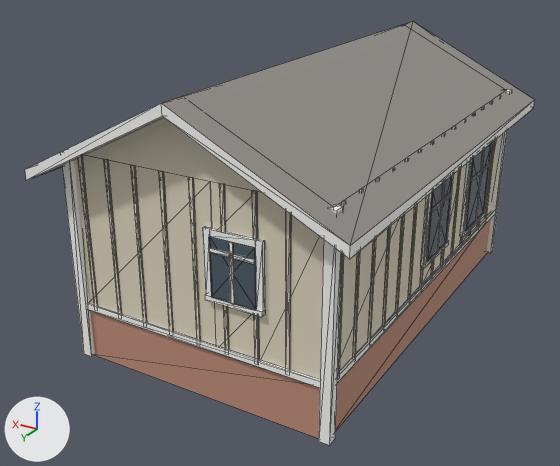
The glTF model public/models/pocket-craftsman.glb as it was, and as the next commit left it.
Camera for both pictures: a 50 mm camera at (-5.12, 10.07, 5.74) aimed at (0.47, 0.75, 1.08). The axes (+X, +Y, +Z) are drawn at lower left. The lights are the same throughout. The first picture is the older version. Mesh edges are drawn as thin lines. Vertices at exactly the same position are counted once.

Names of what the first picture shows: 'The Pocket (craftsman)'.
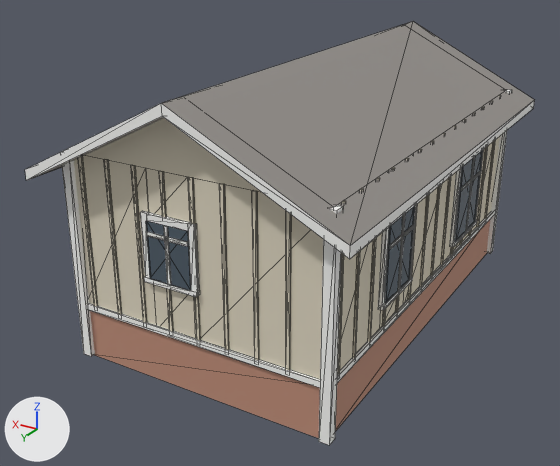
The change, as a list of edits to the scene's bpy script:
```text
Change me_pocket_craftsman:
    used by ob_the_pocket__craftsman; location = (0.0, 0.0, 0.0)
    remove me_pocket_craftsman.from_pydata(...)  # 926 vertices, 1539 faces; spans x -2.21..2.21, y -3.82..3.92, z 0.0..3.81
    add me_pocket_craftsman.from_pydata(...)  # 984 vertices, 1629 faces; spans x -2.21..2.21, y -3.82..3.92, z 0.0..3.81
    me_pocket_craftsman part 1: the loose piece of 8 vertices spanning x -1.91..-1.89, y 0.02..0.78, z 1.92..1.97 is moved by (3.8, -1.58, -0.08)
    me_pocket_craftsman part 2: the loose piece of 8 vertices spanning x -1.91..-1.89, y -1.37..-1.32, z 1.03..2.25 is moved by (3.8, 1.95, 0.0)
    me_pocket_craftsman part 3: the loose piece of 8 vertices spanning x -0.63..-0.58, y 3.6..3.62, z 1.49..2.25 is moved by (0.91, 0.0, 0.0)
    me_pocket_craftsman part 4: the loose piece of 8 vertices spanning x -0.91..-0.3, y 3.6..3.62, z 2.07..2.12 is moved by (0.91, 0.0, 0.0)
    me_pocket_craftsman part 5: a new loose piece, a box spanning x -1.909..-1.894, y -0.909..-0.859, z 1.034..2.254, in mat_trim (white #f9f9f7)
    me_pocket_craftsman part 6: the loose piece of 8 vertices spanning x -1.91..-1.89, y -1.8..-0.88, z 1.84..1.89 is moved by (0.0, 0.46, 0.0)
    me_pocket_craftsman part 7: the loose piece of 8 vertices spanning x -1.91..-1.89, y 0.37..0.42, z 1.19..2.25 is moved by (0.0, 1.39, 0.0)
    me_pocket_craftsman part 8: a new loose piece, a box spanning x -1.909..-1.894, y 1.402..2.164, z 1.92..1.97, in mat_trim (white #f9f9f7)
    me_pocket_craftsman part 9: 56 vertices moved from x -1.9..-1.83, y -1.89..0.87, z 0.75..2.9 to x -1.9..-1.83, y -1.43..2.25, z 0.75..2.9; 32 vertices removed from x -1.9..-1.83, y -1.89..0.87, z 0.75..2.9; 40 vertices added at x -1.9..-1.83, y -1.43..2.25, z 0.75..2.9
    me_pocket_craftsman part 10: 30 vertices moved from x -1.0..-0.21, y 3.54..3.61, z 0.75..2.9 to x -0.09..0.7, y 3.54..3.61, z 0.75..2.9; 20 vertices removed from x -0.91..-0.45, y 3.54..3.56, z 0.75..2.9; 12 vertices added at x 0.0..0.39, y 3.54..3.56, z 0.75..2.9
    other edits to the shape of me_pocket_craftsman do not show in these pictures
```

Changed parts and their boxes [x1, y1, x2, y2] in the pictures (560 x 466 px; the box of a moved part takes in the faces that stretch with it):
part 1 of me_pocket_craftsman, moved or reshaped (not visible afterwards): before [431, 191, 452, 212]
part 2 of me_pocket_craftsman, moved or reshaped (not visible afterwards): before [475, 149, 484, 222]
part 3 of me_pocket_craftsman, moved or reshaped: before [229, 242, 235, 304]; after [164, 226, 171, 286]
part 4 of me_pocket_craftsman, moved or reshaped: before [208, 248, 255, 264]; after [146, 231, 188, 246]
part 5 of me_pocket_craftsman, added: after [465, 157, 475, 232]
part 6 of me_pocket_craftsman, moved or reshaped: before [471, 162, 491, 182]; after [461, 170, 482, 191]
part 7 of me_pocket_craftsman, moved or reshaped: before [437, 181, 445, 253]; after [397, 214, 405, 292]
part 8 of me_pocket_craftsman, added: after [389, 224, 415, 249]
part 9 of me_pocket_craftsman, moved or reshaped: before [340, 101, 500, 370]; after [340, 113, 500, 370]
part 10 of me_pocket_craftsman, moved or reshaped: [74, 155, 323, 379] in both
